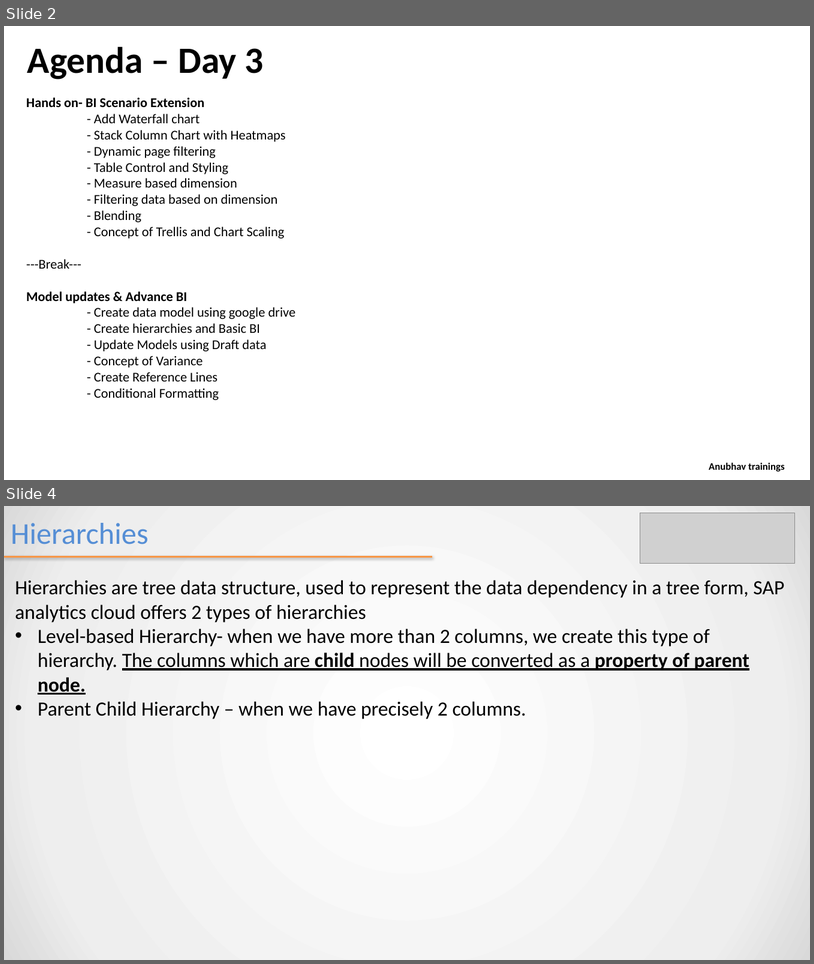
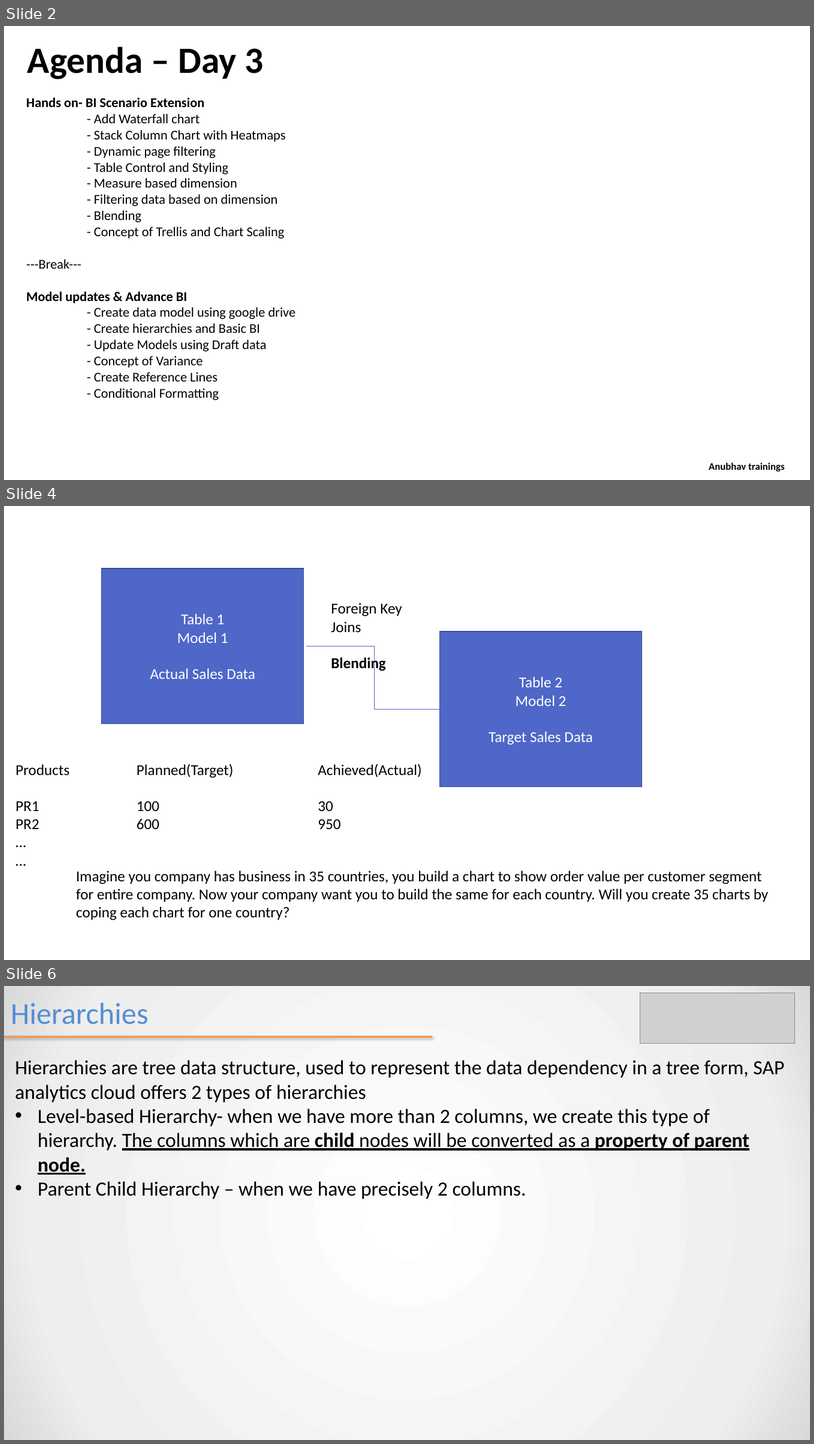
Before and after one commit to soyuztechnologies/EY_SAC_Feb2022, a slide deck: day 3/SAC_Training Day 3.pptx. Shown one above the other, each under a label of ours: slides 2 and 4 before the commit, slides 2, 4 and 6 after it; the slides between them are not shown. The pictures are 814x964 and 814x1444 pixels, drawn with LibreOffice and Linux fonts; fonts in the diff are those of the drawing; grey boxes stand for pictures. Boxes give left, top, right and bottom in pixels: in the first picture for what was removed or moved away, otherwise in the second. Text is boxed around its words. In the diff, an @@ line names an element or a change of style, - is before the commit and + after.

```diff
--- a/day 3/SAC_Training Day 3.pptx
+++ b/day 3/SAC_Training Day 3.pptx
@@ slide 4 added at [4,506,810,960], background #FFFFFF @@
@@ rectangle added at [101,568,303,723], fill #4E67C8, outline #3A4C94 1 pt, 18 pt, text #FFFFFF @@
+Table 1
+Model 1
+Actual Sales Data
@@ text added at [331,603,402,672], 18 pt, text #000000 @@
+Foreign Key
+Joins
+Blending
@@ rectangle added at [440,631,642,786], fill #4E67C8, outline #3A4C94 1 pt, 18 pt, text #FFFFFF @@
+Table 2
+Model 2
+Target Sales Data
@@ elbow line added from (306, 646) to (443, 709), #4E67C8 0.5 pt @@
@@ text added at [15,763,422,829], 18 pt, text #000000 @@
+Products Planned(Target) Achieved(Actual)
+PR1 100 30
+PR2 600 950
+…
+…
@@ text added at [76,870,768,920], 18 pt, text #000000 @@
+Imagine you company has business in 35 countries, you build a chart to show order value per customer segment for entire company. Now your company want you to build the same for each country. Will you create 35 charts by coping each chart for one country?
@@ what was slide 4 is now slide 6 @@
```
Also in this commit, not shown: 1 slide changed, 1 other slide added, 8 other files.
